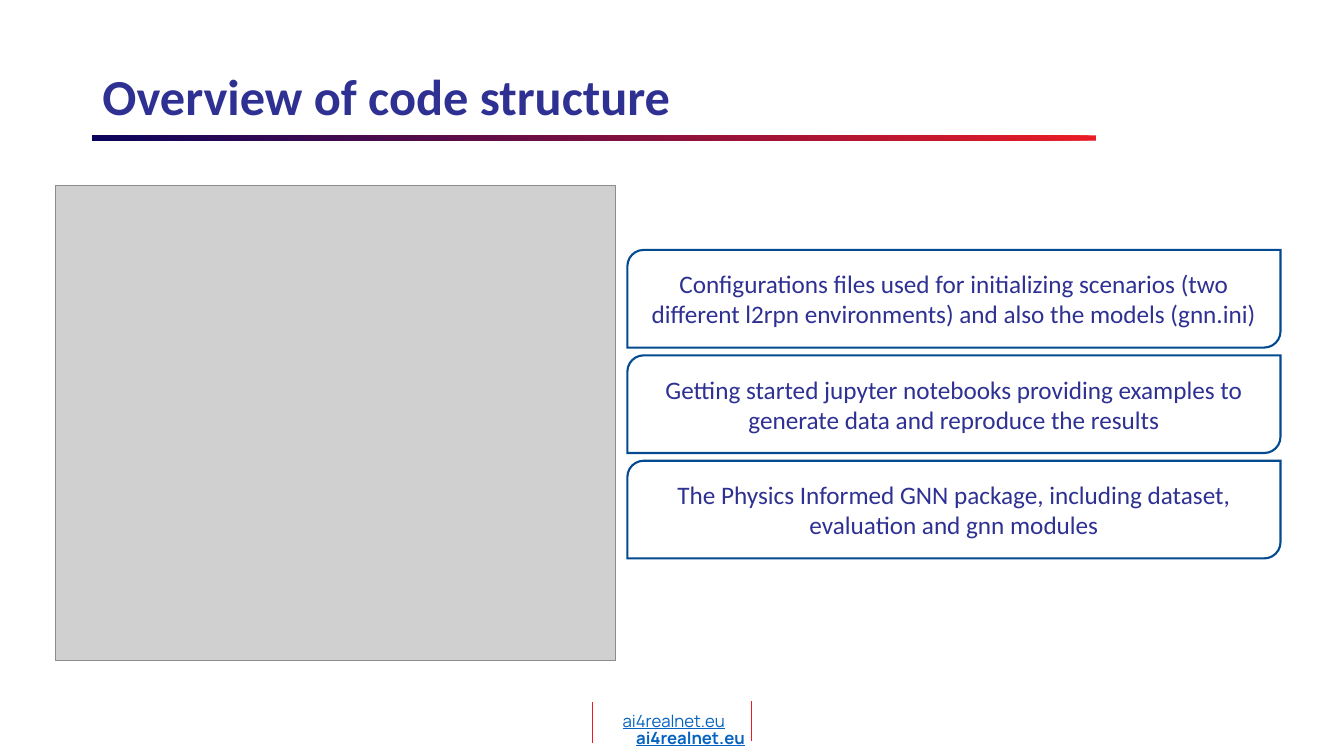
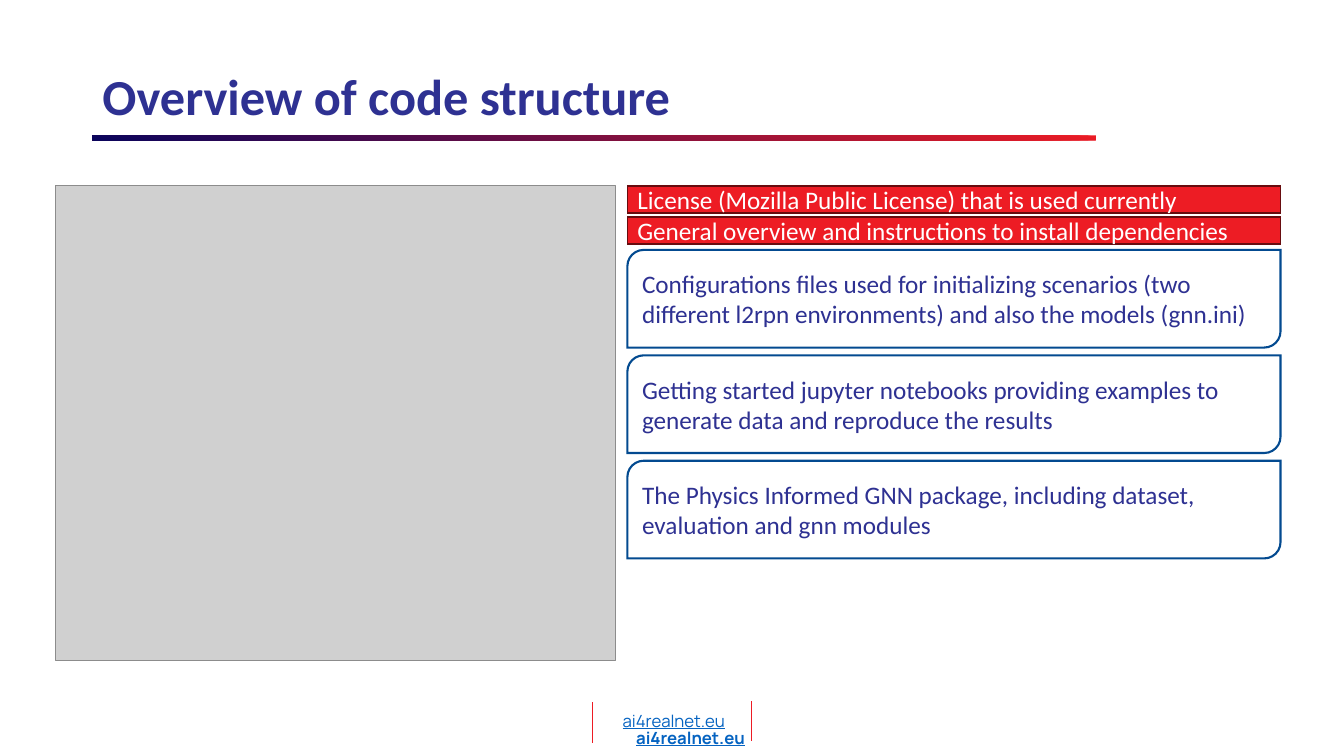
Before and after one commit to AI4REALNET/T2.1_graph_neural_solver, a slide deck: slide 9 of T2.1_KAI_GNN_IRTSX.pptx (slide 7 before the commit). Drawn at 1344x756 pixels with LibreOffice and Linux fonts; fonts in the diff are those of the drawing; grey boxes stand for pictures; background and template pictures are left out. Boxes give left, top, right and bottom in pixels: in the first picture for what was removed or moved away, otherwise in the second. Text is boxed around its words. In the diff, an @@ line names an element or a change of style, - is before the commit and + after.

```diff
--- a/T2.1_KAI_GNN_IRTSX.pptx
+++ b/T2.1_KAI_GNN_IRTSX.pptx
@@ rectangle added at (x1=627, y1=186, x2=1280, y2=213), fill #ED1C24, outline #680C10 1 pt, 18 pt, text #FFFFFF @@
+License (Mozilla Public License) that is used currently
@@ rectangle added at (x1=627, y1=217, x2=1280, y2=244), fill #ED1C24, outline #680C10 1 pt, 18 pt, text #FFFFFF @@
+General overview and instructions to install dependencies
@@ alignment centre to left in 3 elements at (x1=627, y1=250, x2=1280, y2=348), (x1=627, y1=356, x2=1280, y2=454), (x1=627, y1=461, x2=1280, y2=559) @@
```
Also in this commit, not shown: 3 other slides changed, 3 slides added, 1 slide removed.
